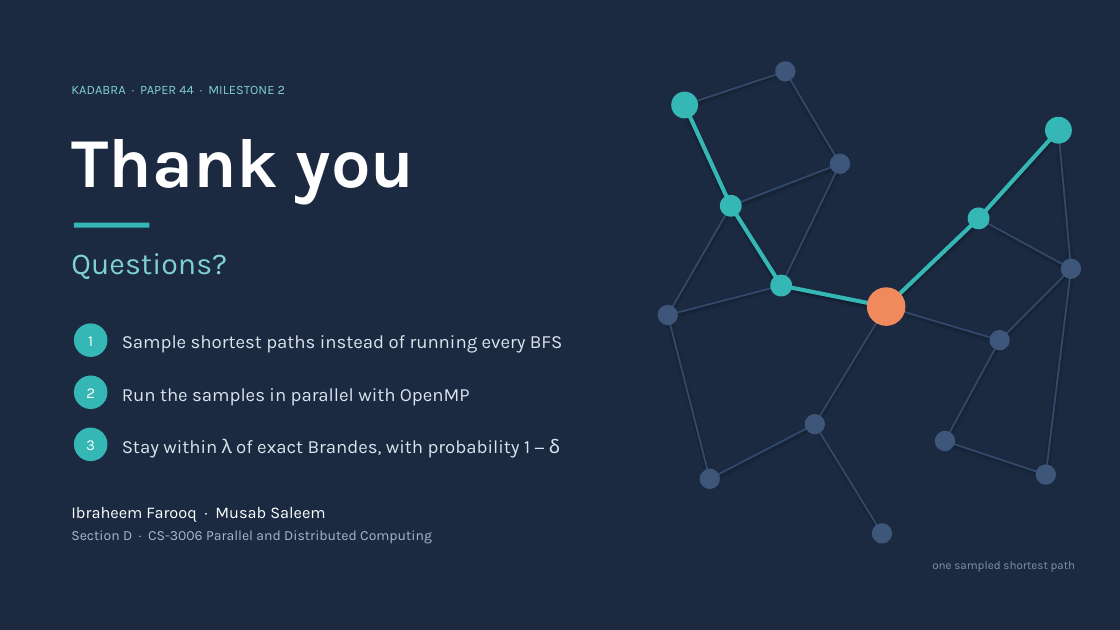
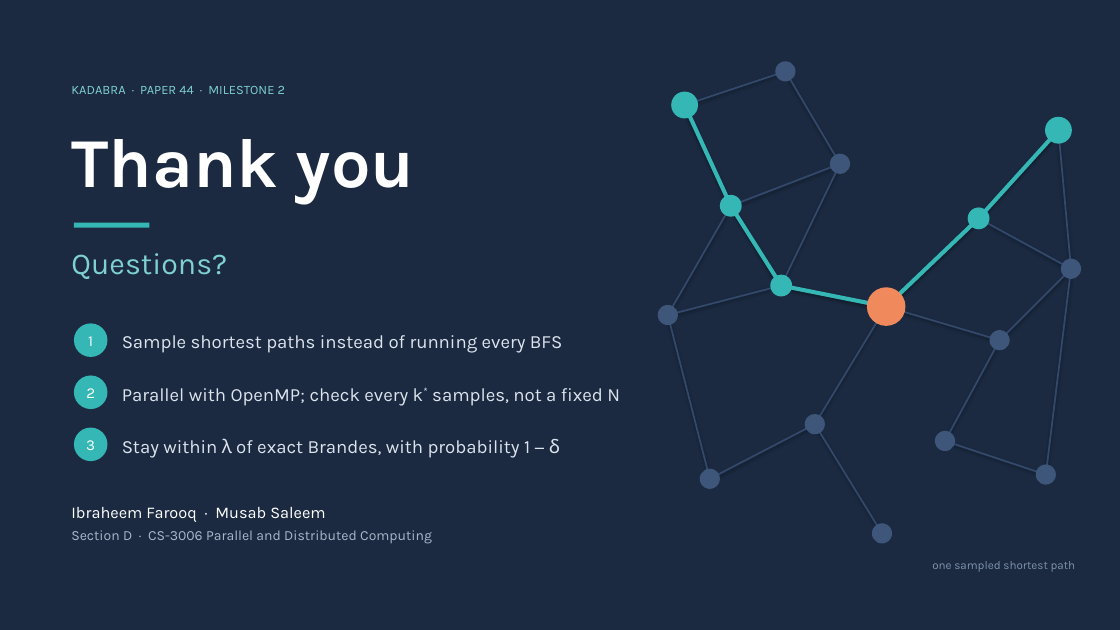
Before and after one commit to ibbi1020/pdc-kadabra-submission, a slide deck: slide 9 of slides/presentation.pptx. Drawn at 1120x630 pixels with LibreOffice and Linux fonts; fonts in the diff are those of the drawing. Boxes give left, top, right and bottom in pixels: in the first picture for what was removed or moved away, otherwise in the second. Text is boxed around its words. In the diff, an @@ line names an element or a change of style, - is before the commit and + after.

Commit message:
docs: predicted check-interval contribution + lock-free local-frame as planned pillar; sync proposal, slides, AGENTS

```diff
--- a/slides/presentation.pptx
+++ b/slides/presentation.pptx
@@ text at [122, 388, 620, 406]: text changed @@
-Run the samples in parallel with OpenMP
+Parallel with OpenMP; check every k* samples, not a fixed N
```
Also in this commit, not shown: 4 other slides changed, 7 other files.
